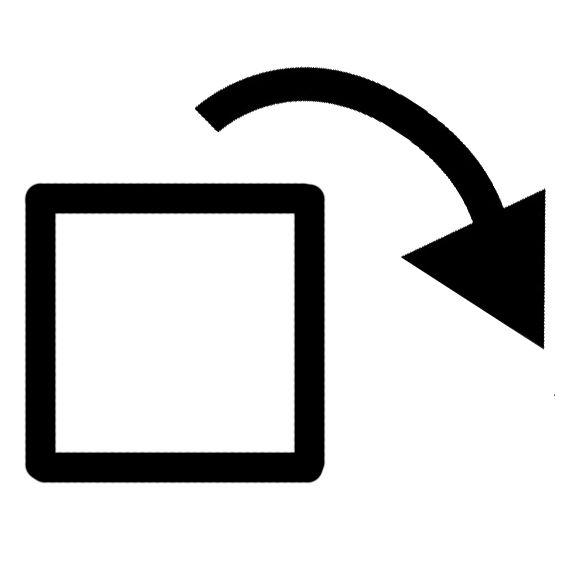
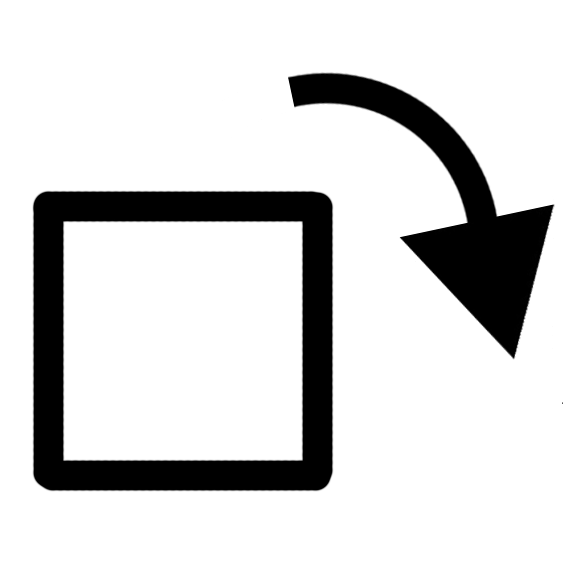
The second 567x567 image is a revision of the first. Changes to its layers:
added layer "Layer 4" above "Layer 3" over box(288, 71, 555, 360)
added layer "Layer 3" above "Layer 2" over box(32, 92, 563, 492)
hid "Layer 2" over box(24, 66, 555, 484)
